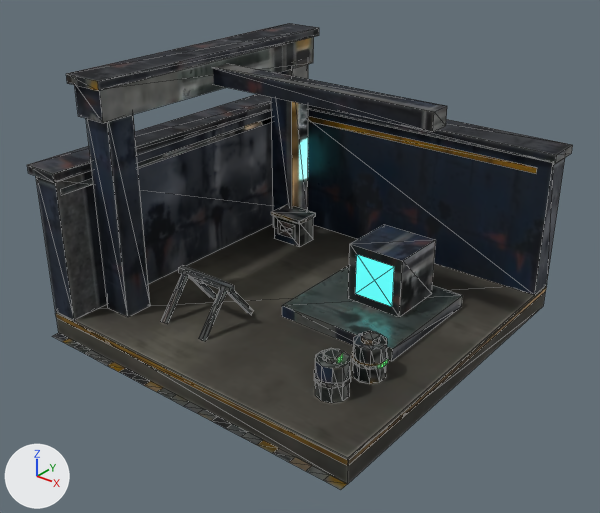
Renders of the glTF model game/world/models/hull_forge.glb from each side of a commit.
One viewpoint serves both versions: a 50 mm camera at (1.084, -1.386, 1.021) aimed at (0.02, -0.057, 0.197). Every picture has the same lights, and +X, +Y and +Z are marked at lower left. The older version comes first. Mesh edges are drawn as thin lines. Vertices at exactly the same position are counted once.

The first picture shows 'te_hull_forge'.
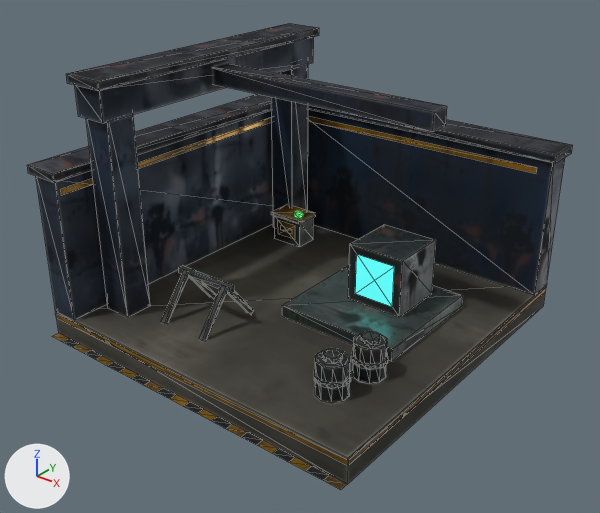
The edits, one by one:
me_te_hull_forge is used by ob_te_hull_forge; location (0.0, 0.0, 0.0).
me_te_hull_forge had 350 vertices, 486 faces and spanned x -0.43..0.43, y -0.44..0.43, z 0.0..0.615.
me_te_hull_forge now has 358 vertices, 498 faces and spans x -0.43..0.43, y -0.44..0.43, z 0.0..0.615.
me_te_hull_forge part 1: a new loose piece, a box spanning x -0.219..-0.201, y 0.216..0.234, z 0.14..0.152, in mat_te_hull_forge.
me_te_hull_forge part 2: 408 kept faces spanning x -0.43..0.43, y -0.44..0.43, z 0.001..0.615 get new texture (UV) coordinates.

Changed parts and their boxes [x1, y1, x2, y2] in the pictures (600 x 513 px):
part 1 of me_te_hull_forge, added
    after: [294, 211, 303, 218]
part 2 of me_te_hull_forge, surface changed
    both: [31, 34, 573, 490]
